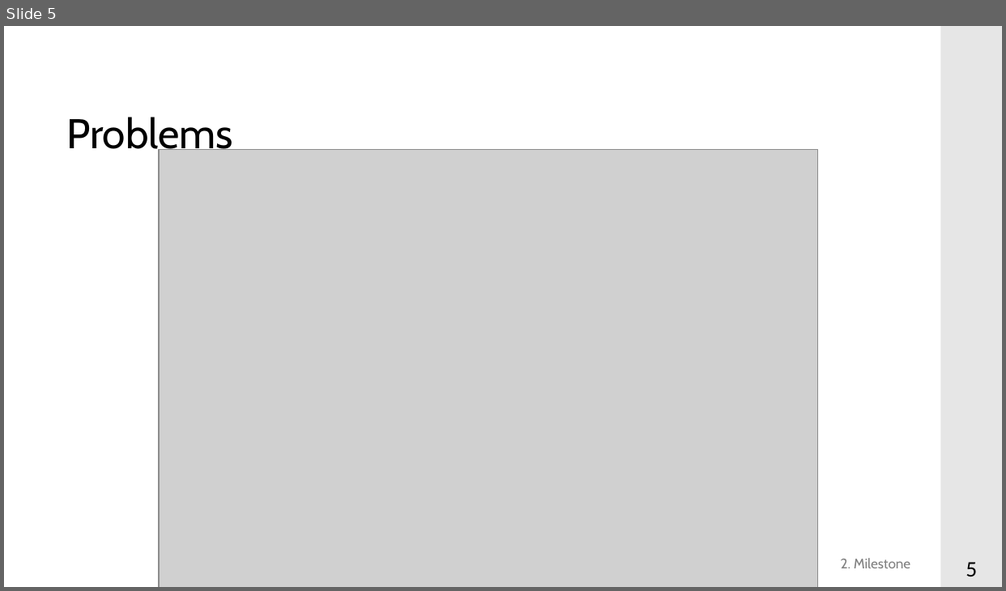
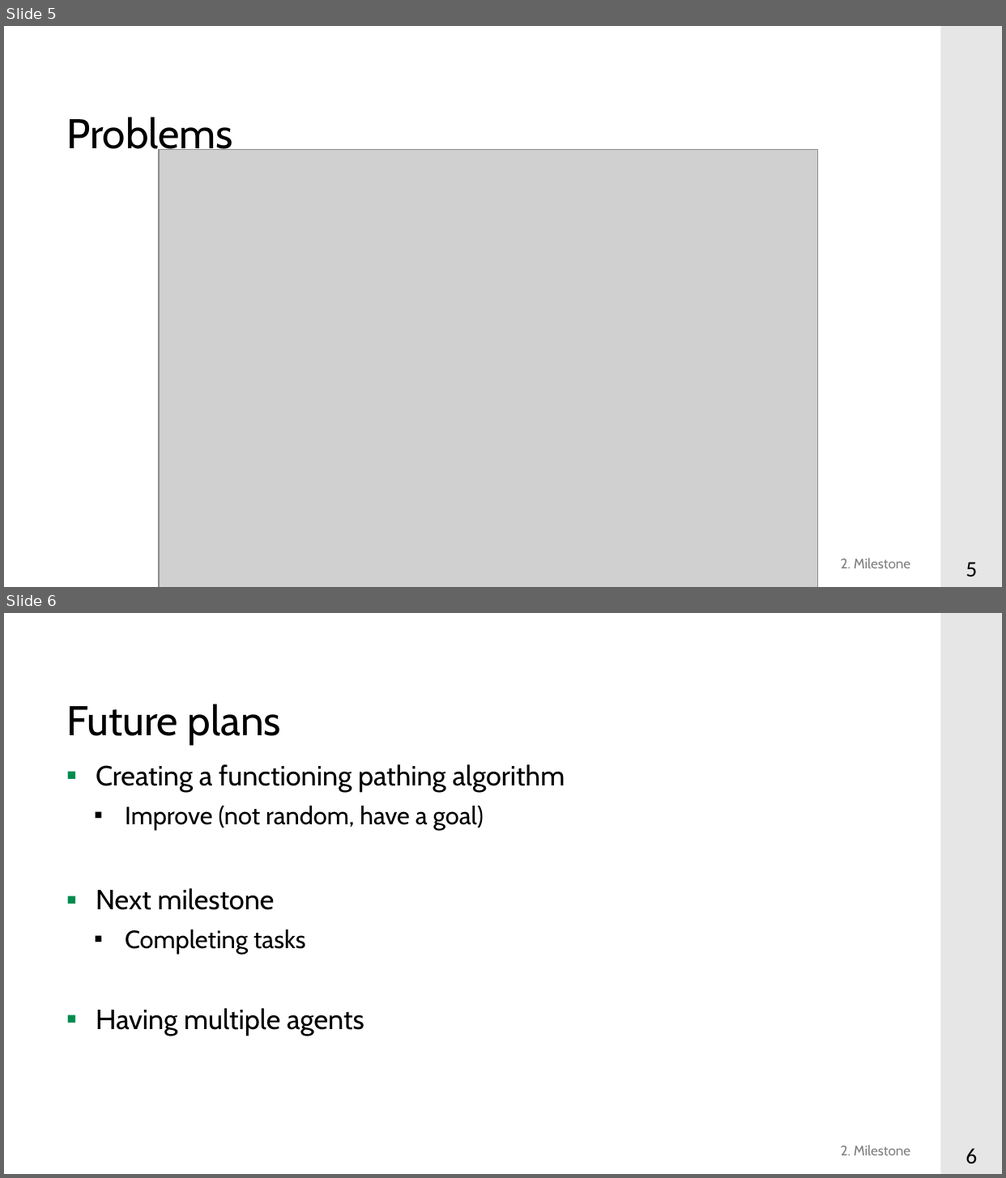
Before and after one commit to y-s18/projekt_im_bachelor, a slide deck: pptxs/Milestone.pptx. Shown one above the other, each under a label of ours: slide 5 before the commit, slides 5 and 6 after it. The pictures are 1006x591 and 1006x1178 pixels, drawn with LibreOffice and Linux fonts; fonts in the diff are those of the drawing; grey boxes stand for pictures; background and template pictures are left out. Boxes give left, top, right and bottom in pixels: in the first picture for what was removed or moved away, otherwise in the second. Text is boxed around its words. In the diff, an @@ line names an element or a change of style, - is before the commit and + after.

Commit message:
future plans added

```diff
--- a/pptxs/Milestone.pptx
+++ b/pptxs/Milestone.pptx
@@ slide 6 added at box(4, 613, 1002, 1174), background #FFFFFF; not listed: 3 template elements that a slide beside it also shows @@
@@ title added at box(66, 704, 281, 744), 30 pt, text #000000 @@
+Future plans
@@ text added at box(96, 764, 565, 1036), 20 pt, text #000000 @@
+▪ Creating a functioning pathing algorithm
+  ▪ Improve (not random, have a goal)
+▪ Next milestone
+  ▪ Completing tasks
+▪ Having multiple agents
```
